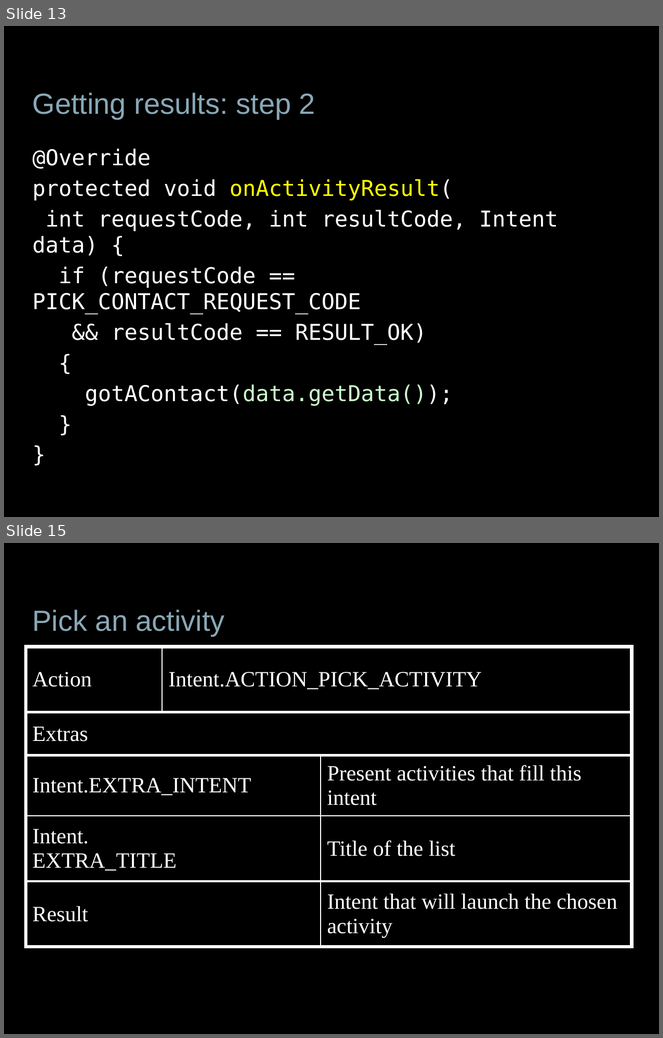
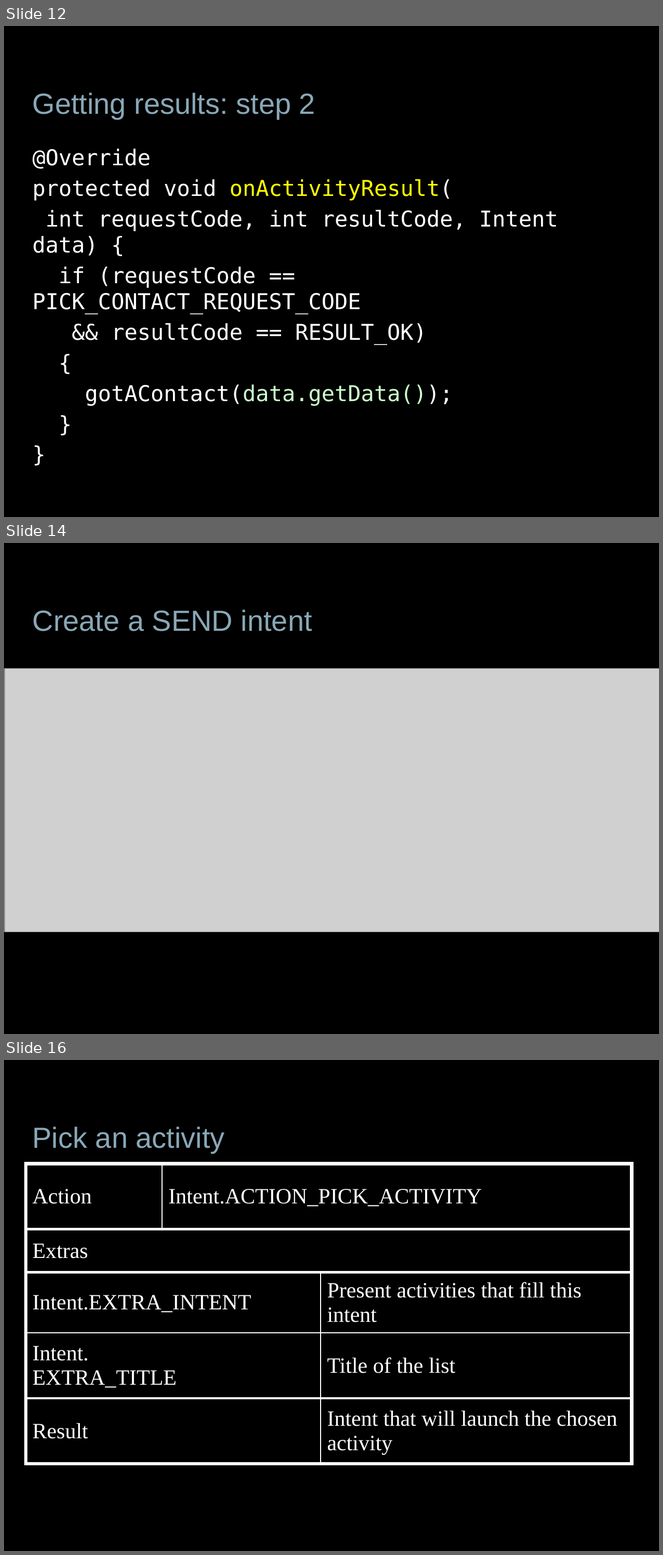
Before and after one commit to jessitron/Tronsmit, a slide deck: presentations/DevTeach-Intents.pptx. Shown one above the other, each under a label of ours: slides 13 and 15 before the commit, slides 12, 14 and 16 after it; the slides between them are not shown. The pictures are 663x1038 and 663x1555 pixels, drawn with LibreOffice and Linux fonts; fonts in the diff are those of the drawing; grey boxes stand for pictures; background and template pictures are left out. Boxes give left, top, right and bottom in pixels: in the first picture for what was removed or moved away, otherwise in the second. Text is boxed around its words. In the diff, an @@ line names an element or a change of style, - is before the commit and + after.

```diff
--- a/presentations/DevTeach-Intents.pptx
+++ b/presentations/DevTeach-Intents.pptx
@@ slide 14 added at (x1=4, y1=543, x2=659, y2=1034), background picture (left out) @@
@@ title added at (x1=33, y1=610, x2=312, y2=631), 32 pt, text #89A8B7 @@
+Create a SEND intent
@@ picture added at (x1=5, y1=669, x2=659, y2=932) @@
@@ what was slide 13 is now slide 12 @@
@@ what was slide 15 is now slide 16 @@
```
Also in this commit, not shown: 3 slides changed, 2 other slides added, 1 slide removed, 9 other files.
